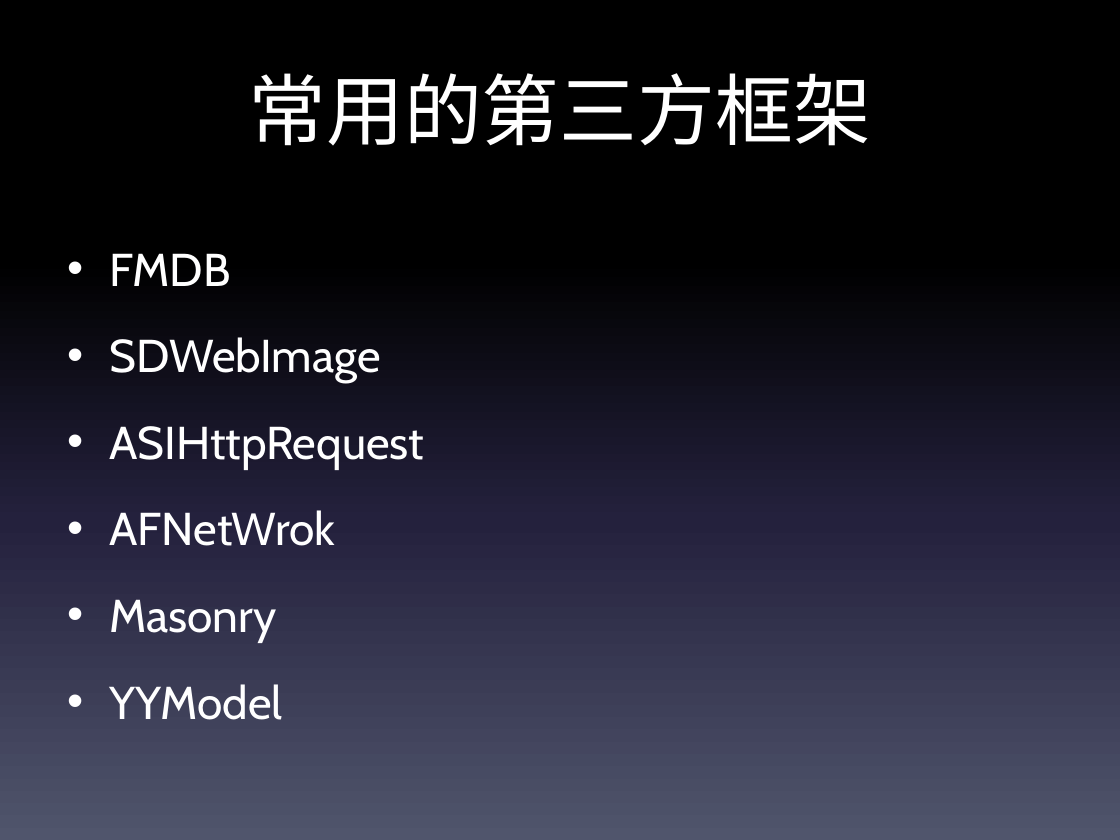
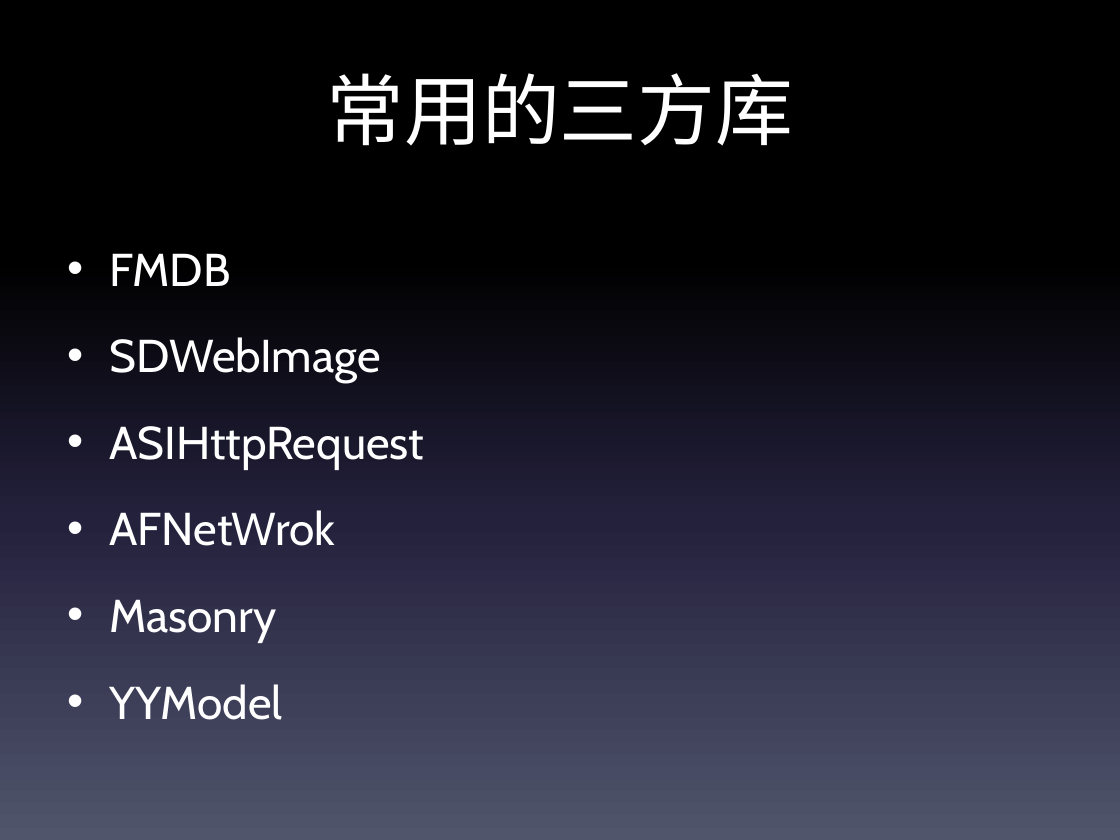
Before and after one commit to 394771176/iOS, a slide deck: slide 9 of iOS入门分享/iOS实战入门.pptx. Drawn at 1120x840 pixels with LibreOffice and Linux fonts; fonts in the diff are those of the drawing. Boxes give left, top, right and bottom in pixels: in the first picture for what was removed or moved away, otherwise in the second. Text is boxed around its words. In the diff, an @@ line names an element or a change of style, - is before the commit and + after.

```diff
--- a/iOS入门分享/iOS实战入门.pptx
+++ b/iOS入门分享/iOS实战入门.pptx
@@ title at [326, 73, 793, 146]: text changed @@
-常用的第三方框架
+常用的三方库
```
Also in this commit, not shown: 6 other slides changed, 1 slide added, 14 other files.
